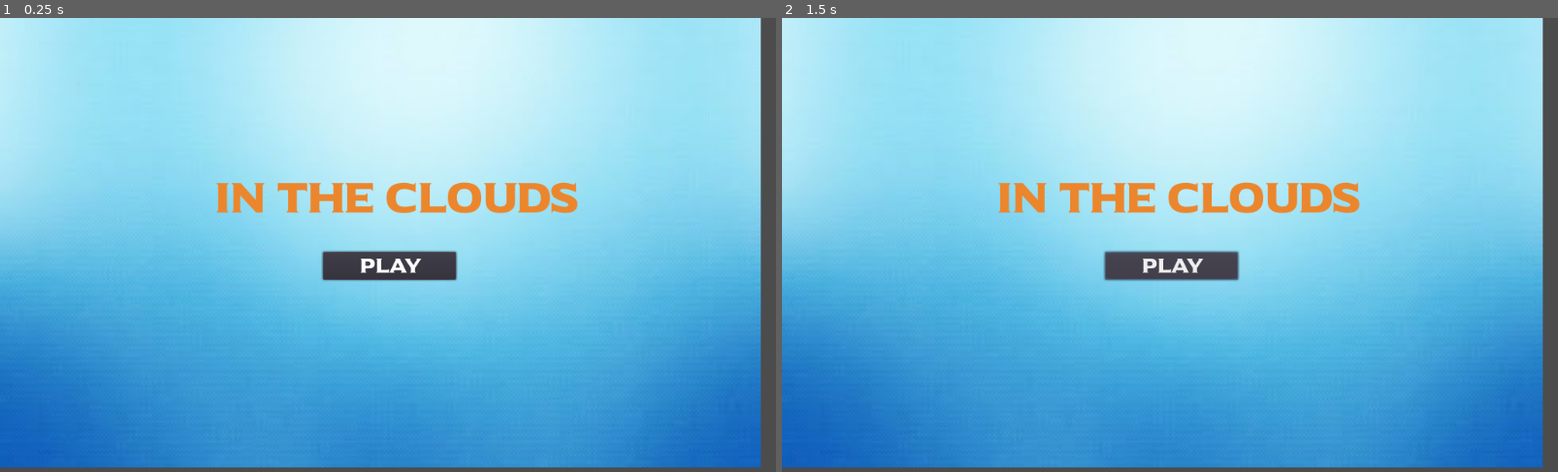
Above: before the commit, frames 1-2 (left to right).
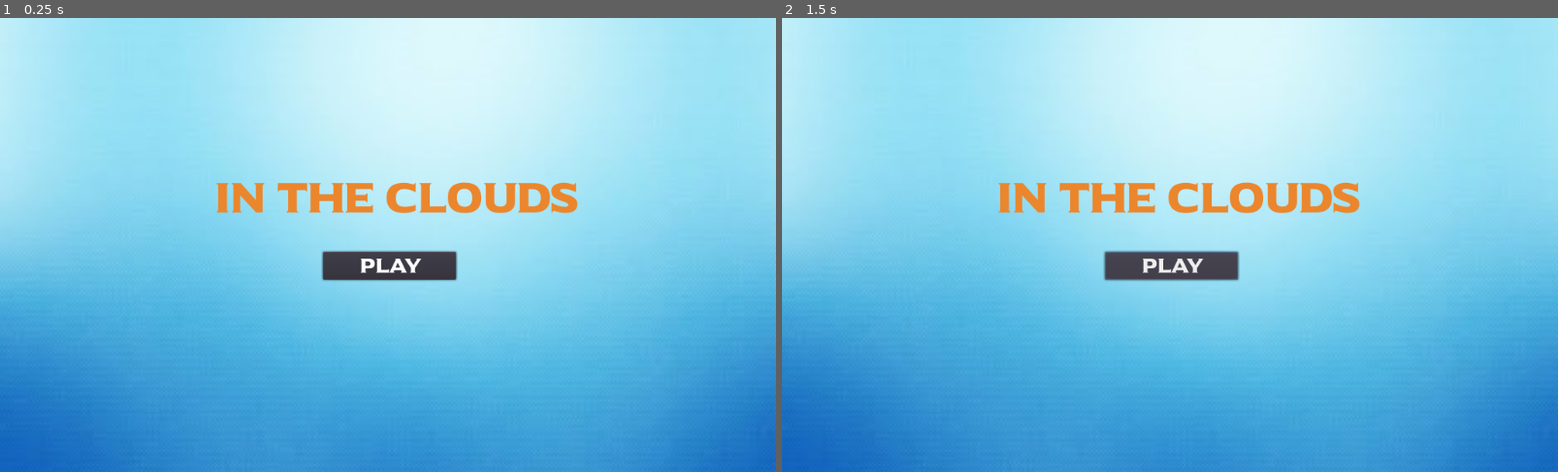
Above: after the commit, the same moments.

Repository: kgclemow/07-2D-Platformer-1st
Game: Godot game, scene res://Game.tscn
Same seed, same stepped clock (60 frames per second), same inputs: the game is played once before the commit and once after it.
Inputs:
- Up to frame 1 (0.25 s): no input
- Up to frame 2 (1.5 s): click "PLAY" at 0.5 s; click "PLAY" at 1.25 s

The runs differ from the first frame. In frame 1, 3.3% of the frame differs, in the area x 0-100%, y 0-100%; in frame 2, 3.3%.

Commit message:
Update Game.tscn

Diff:
--- a/Game.tscn
+++ b/Game.tscn
@@ -14,8 +14,8 @@
 }
 
 [node name="TextureRect" type="TextureRect" parent="Control2"]
-margin_right = 1004.0
-margin_bottom = 594.0
+margin_right = 1048.0
+margin_bottom = 637.0
 texture = ExtResource( 4 )
 expand = true
 __meta__ = {
